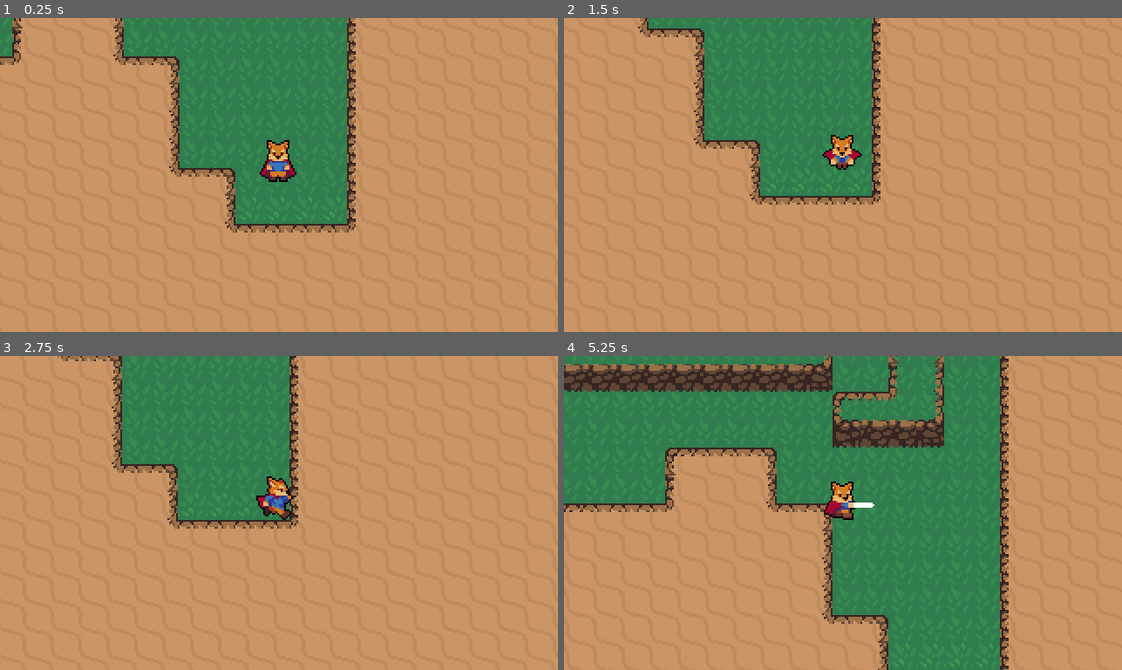
Above: before the commit, frames 1-4 (two rows, left to right).
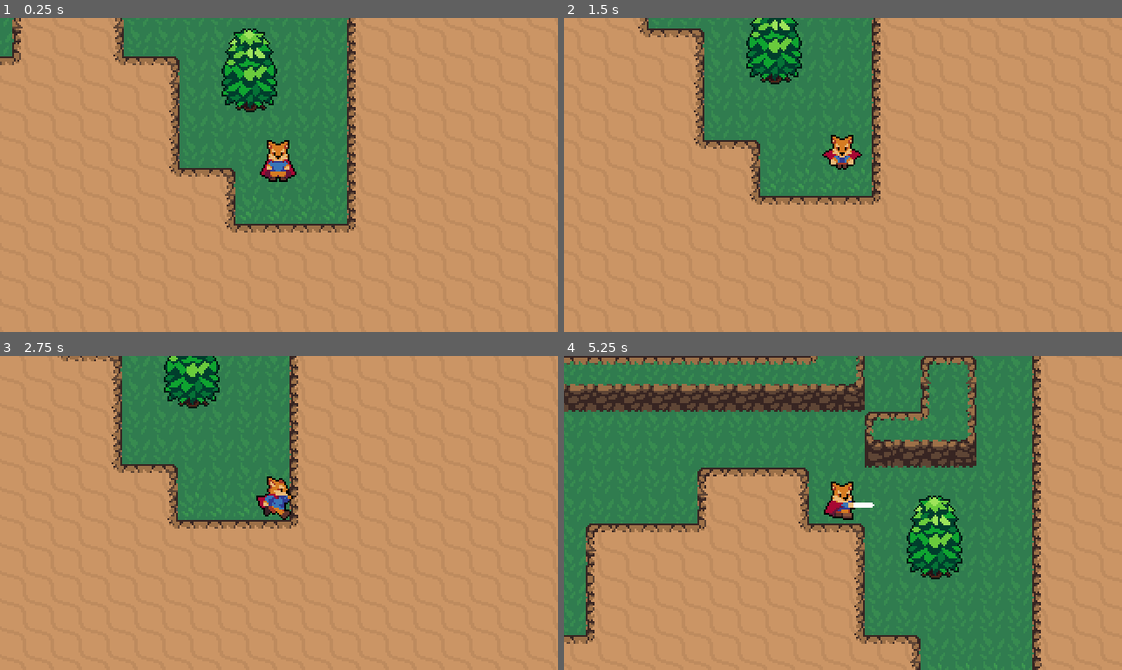
Above: after the commit, the same moments.

Repository: MasteroidM/2D-Game
Game: Godot game, scene res://2Dworld.tscn
Two runs of this game, one before a commit and one after it. Both use one fixed random seed, a clock stepped at 60 frames per second and the inputs below.
Inputs (mouse positions are in pixels of both pictures, inside the frame that each line leads up to):
- Up to frame 1 (0.25 s): no input
- Up to frame 2 (1.5 s): tap Enter at 0.5 s; move the mouse to (965, 159) at 0.52 s; hold Right (ui_right) 0.53-1.28 s; click (965, 159) at 0.6 s; move the mouse to (731, 190) at 1.27 s; hold Down (ui_down) from 1.28 s (still down); tap Space (roll) at 1.35 s
- Up to frame 3 (2.75 s): move the mouse to (334, 443) at 2.02 s; release Down (ui_down) at 2.03 s; hold Right (ui_right) from 2.03 s (still down); click (334, 443) at 2.1 s
- Up to frame 4 (5.25 s): move the mouse to (815, 575) at 2.77 s; release Right (ui_right) at 2.78 s; hold Up (ui_up) 2.78-3.53 s; tap Space (roll) at 2.85, 4.35 s; move the mouse to (1010, 560) at 3.52 s; hold Left (ui_left) 3.53-5.03 s; click (1010, 560) at 3.6 s; move the mouse to (675, 465) at 4.27 s; move the mouse to (870, 513) at 5.02 s; hold Down (ui_down) from 5.03 s (still down); click (870, 513) at 5.1 s

The runs differ from the first frame. In frame 1, 2.1% of the frame differs, in the area x 39-50%, y 3-30%; in frame 2, 1.8%; in frame 3, 1.4%; in frame 4, 33%, in the area x 0-86%, y 0-100%.

Commit message:
added tree

Diff:
--- a/Game/2Dworld.tscn
+++ b/Game/2Dworld.tscn
@@ -6,6 +6,7 @@
 [ext_resource path="res://World/DirtTileset.png" type="Texture" id=4]
 [ext_resource path="res://World/CliffTileset.png" type="Texture" id=5]
 [ext_resource path="res://World/grass.tscn" type="PackedScene" id=6]
+[ext_resource path="res://World/Tree.tscn" type="PackedScene" id=7]
 
 [sub_resource type="TileSet" id=1]
 0/name = "DirtTileset.png 0"
@@ -648,6 +649,11 @@
 [node name="grass7" parent="YSort/grass" instance=ExtResource( 6 )]
 position = Vector2( 272, -259 )
 
+[node name="Tree" type="YSort" parent="YSort"]
+
+[node name="Tree2" parent="YSort/Tree" instance=ExtResource( 7 )]
+position = Vector2( 552, 359 )
+
 [node name="bush2" parent="." instance=ExtResource( 1 )]
 position = Vector2( 656, 110 )
 
--- /dev/null
+++ b/Game/World/Tree.tscn
@@ -0,0 +1,18 @@
+[gd_scene load_steps=3 format=2]
+
+[ext_resource path="res://World/Tree.png" type="Texture" id=1]
+
+[sub_resource type="CapsuleShape2D" id=1]
+radius = 15.0
+height = 0.0
+
+[node name="Tree" type="StaticBody2D"]
+
+[node name="Sprite" type="Sprite" parent="."]
+position = Vector2( 0, 1 )
+texture = ExtResource( 1 )
+
+[node name="CollisionShape2D" type="CollisionShape2D" parent="."]
+position = Vector2( 0, 9 )
+rotation = 1.5708
+shape = SubResource( 1 )
Not shown: 1 places in Game/2Dworld.tscn that only renumber resources
